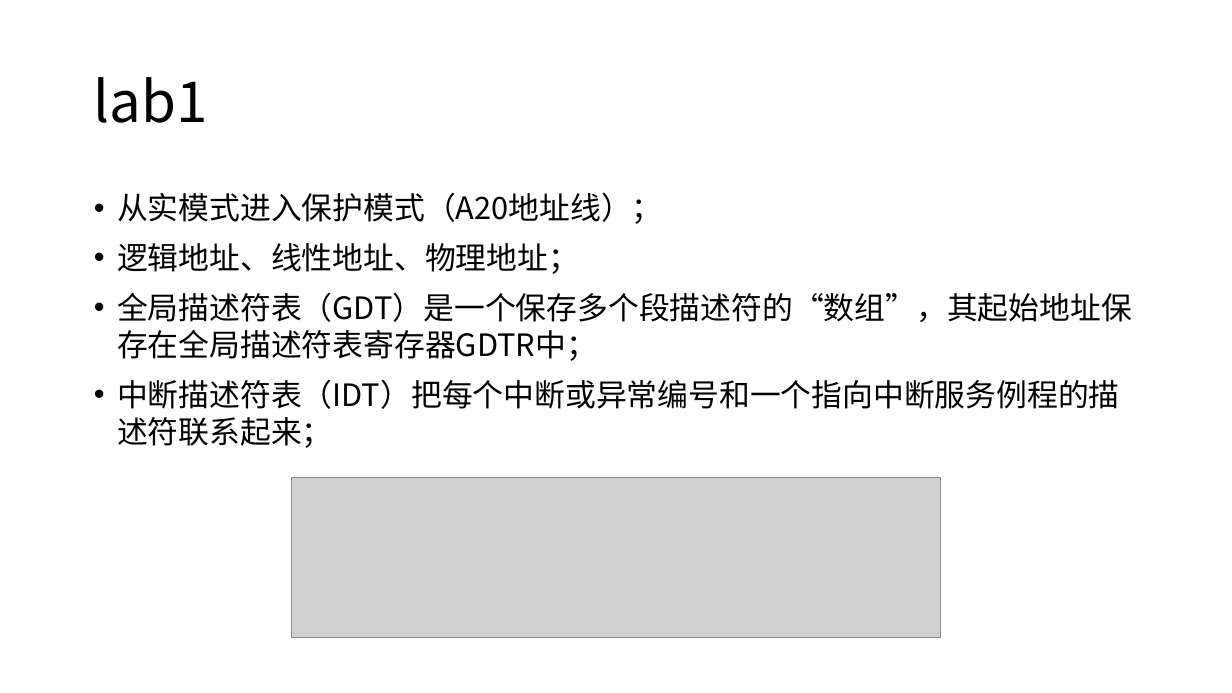
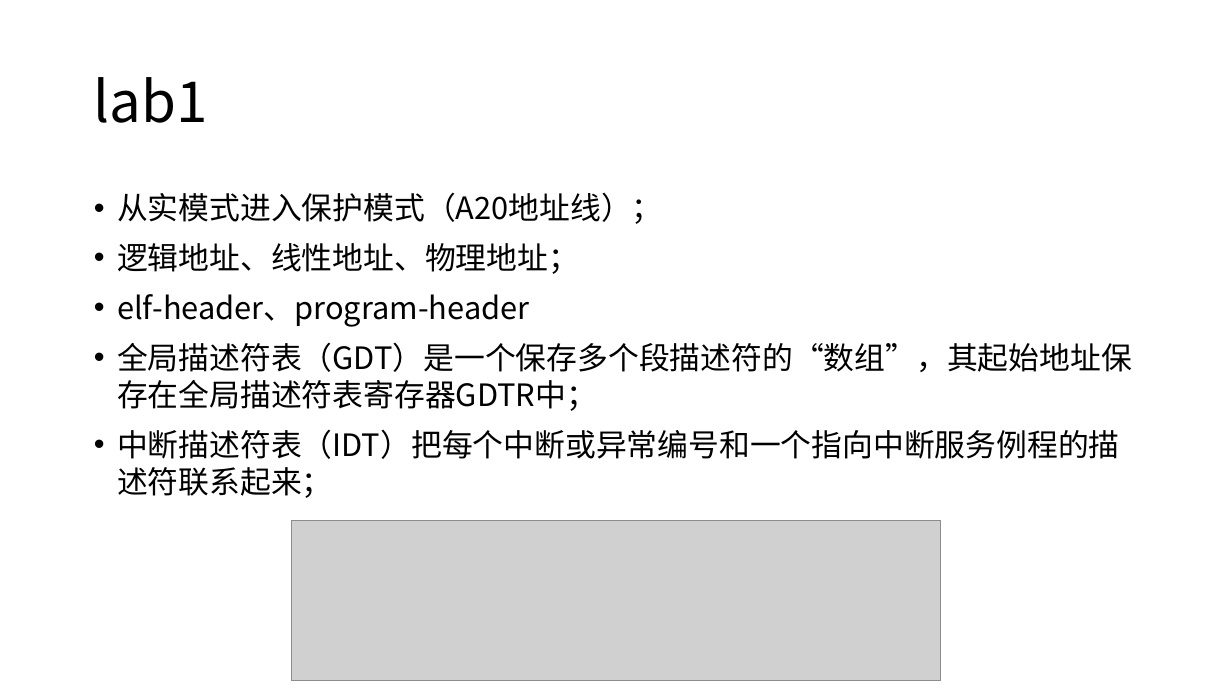
Before and after one commit to yuhao0102/aos_readlist, a slide deck: slide 5 of Project Proposal.pptx. Drawn at 1232x693 pixels with LibreOffice and Linux fonts; fonts in the diff are those of the drawing; grey boxes stand for pictures. Boxes give left, top, right and bottom in pixels: in the first picture for what was removed or moved away, otherwise in the second. Text is boxed around its words. In the diff, an @@ line names an element or a change of style, - is before the commit and + after.

```diff
--- a/Project Proposal.pptx
+++ b/Project Proposal.pptx
@@ text at (117, 294, 530, 327): paragraph added @@
+• elf-header、program-header
@@ picture: place and size @@
-picture at (291, 477, 941, 638)
+picture at (291, 520, 941, 681)
```
Also in this commit, not shown: 9 other slides changed, 1 slide added, 6 other files.
